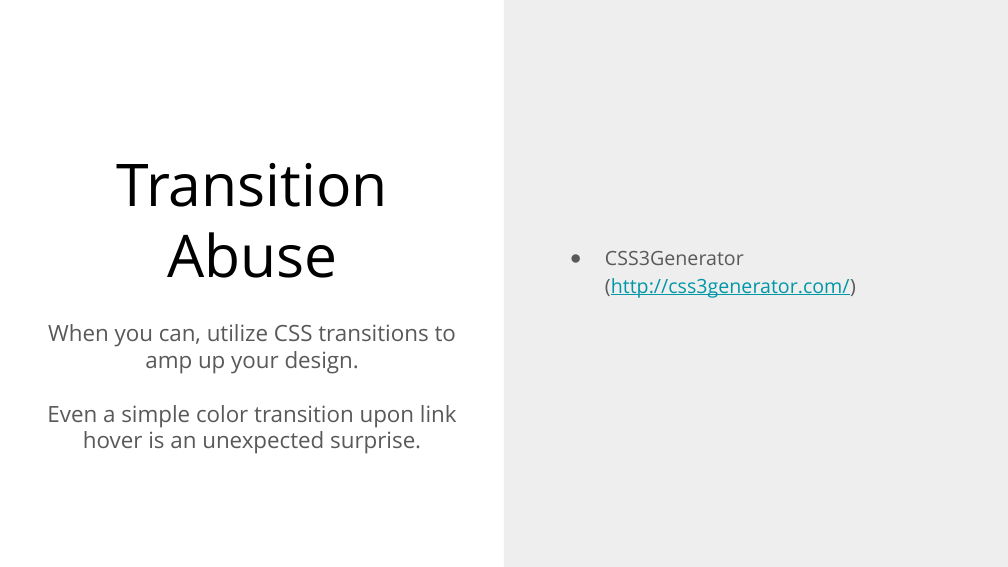
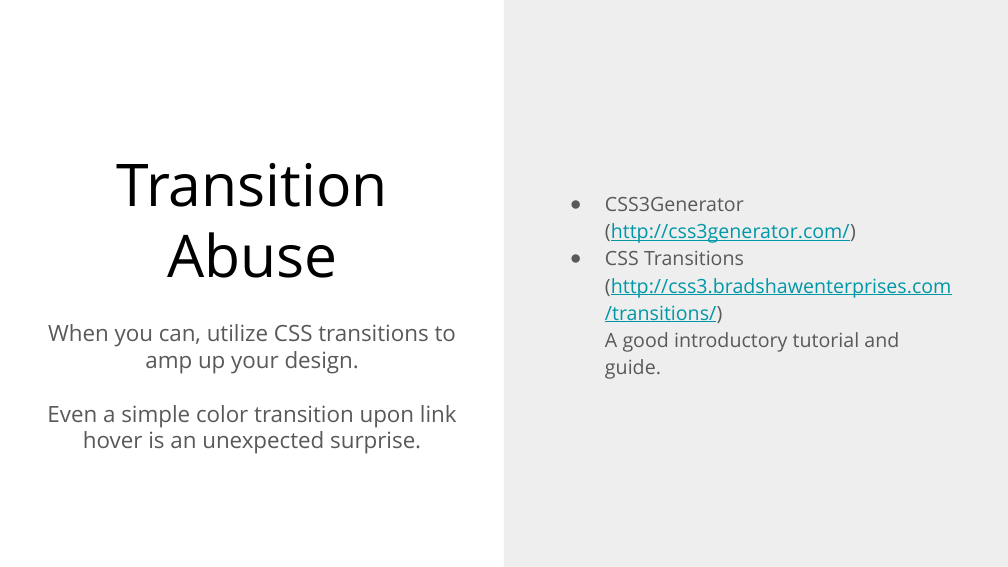
Before and after one commit to wedeveloph/DevEd, a slide deck: slide 5 of Web Development/Block A/HTML CSS Tips and Tricks 1.pptx (slide 4 before the commit). Drawn at 1008x567 pixels with LibreOffice and Linux fonts; fonts in the diff are those of the drawing. Boxes give left, top, right and bottom in pixels: in the first picture for what was removed or moved away, otherwise in the second. Text is boxed around its words. In the diff, an @@ line names an element or a change of style, - is before the commit and + after.

```diff
--- a/Web Development/Block A/HTML CSS Tips and Tricks 1.pptx
+++ b/Web Development/Block A/HTML CSS Tips and Tricks 1.pptx
@@ text at [605,251,951,379]: paragraph added @@
+● CSS Transitions
+  (http://css3.bradshawenterprises.com/transitions/)
+  A good introductory tutorial and guide.
```
Also in this commit, not shown: 2 slides added, 1 other file.
